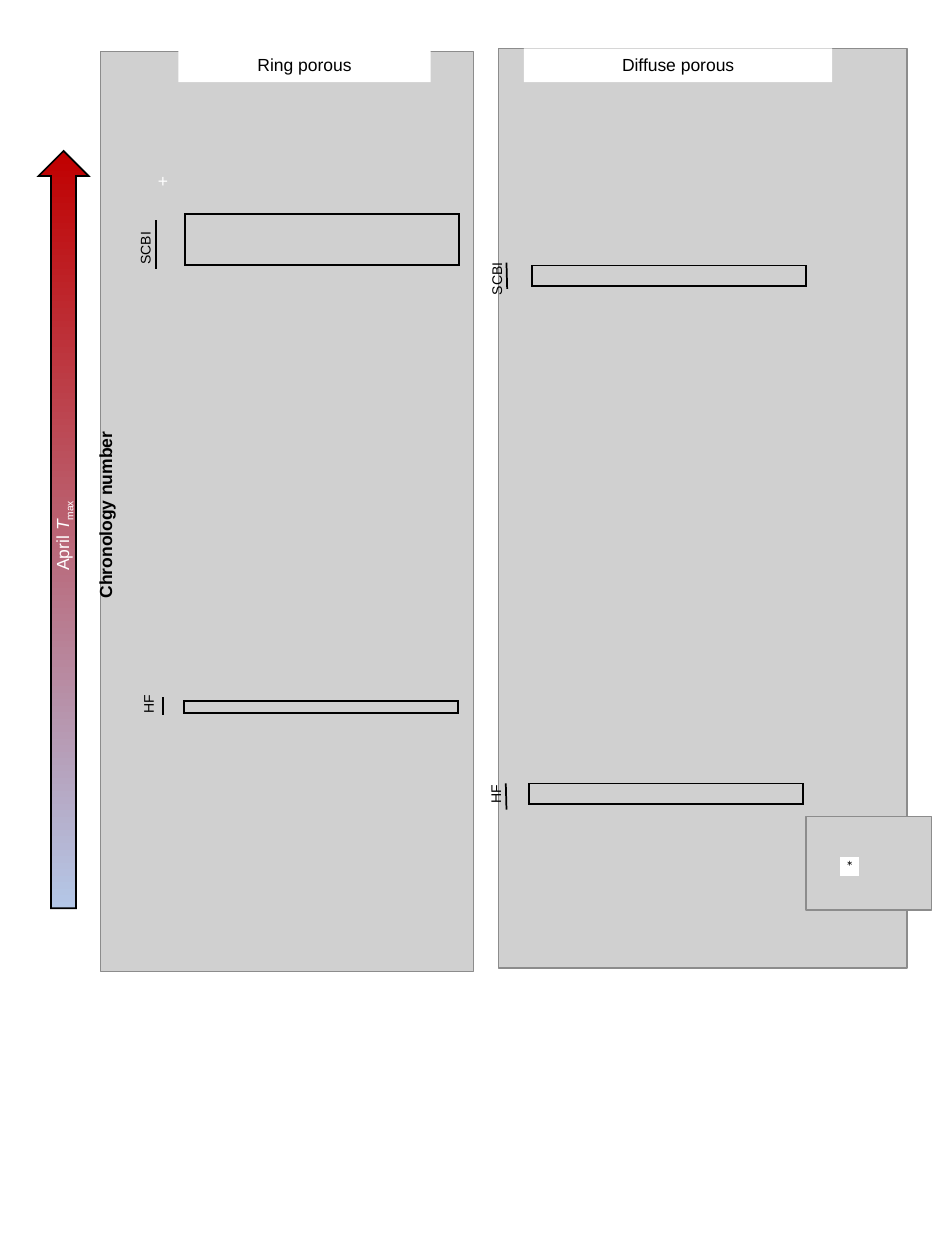
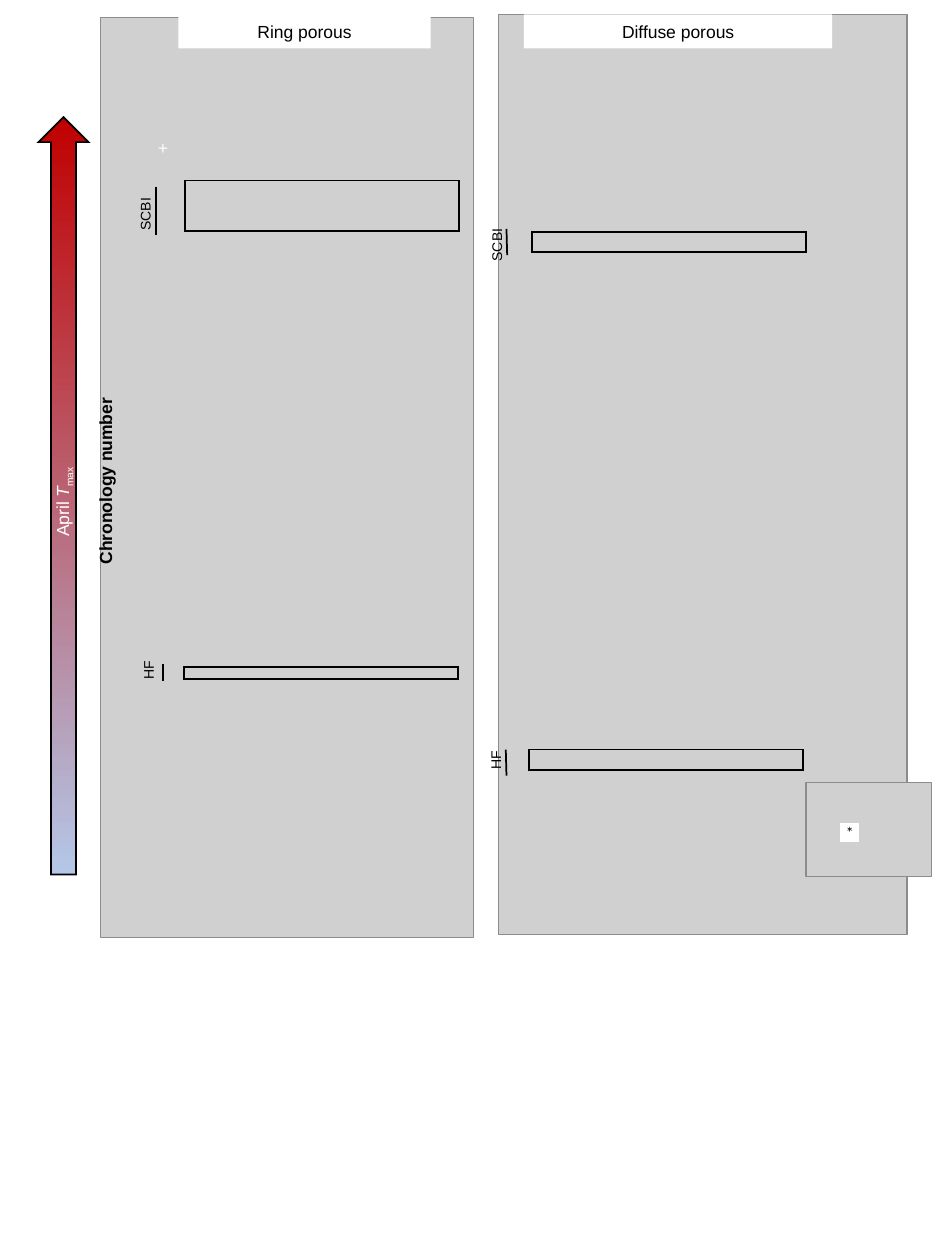
Before and after one commit to EcoClimLab/growth_phenology, a slide deck: slide 1 of doc/manuscript/tables_figures/tree_rings_figs.pptx. Drawn at 945x1260 pixels with LibreOffice and Linux fonts; fonts in the diff are those of the drawing; grey boxes stand for pictures. Boxes give left, top, right and bottom in pixels: in the first picture for what was removed or moved away, otherwise in the second. Text is boxed around its words. In the diff, an @@ line names an element or a change of style, - is before the commit and + after.

```diff
--- a/doc/manuscript/tables_figures/tree_rings_figs.pptx
+++ b/doc/manuscript/tables_figures/tree_rings_figs.pptx
@@ rectangle added at bbox=[9, 0, 945, 1057], fill #FFFFFF, outline #FFFFFF 1 pt @@
@@ text "Chronology number": place and size @@
-text "Chronology number" at bbox=[96, 438, 116, 595]
+text "Chronology number" at bbox=[96, 404, 116, 562]
@@ 7 rectangles, 5 texts, 4 lines, 3 pictures, 1 down arrow: place and size @@
-7 rectangles, 5 texts, 4 lines, 3 pictures, 1 down arrow at bbox=[39, 48, 932, 971]
+7 rectangles, 5 texts, 4 lines, 3 pictures, 1 down arrow at bbox=[39, 14, 932, 937]
```
Also in this commit, not shown: 1 other slide changed.
